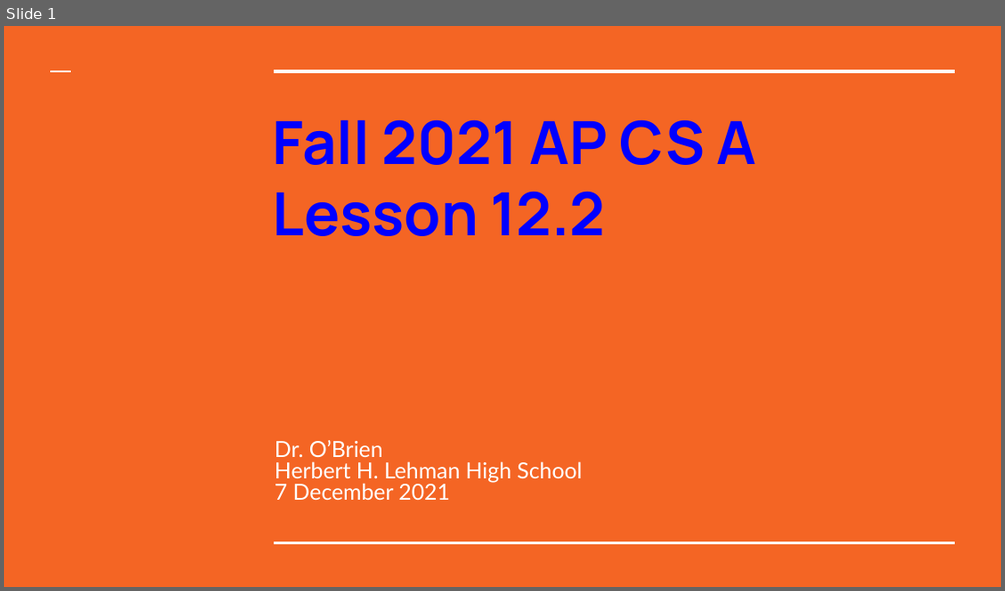
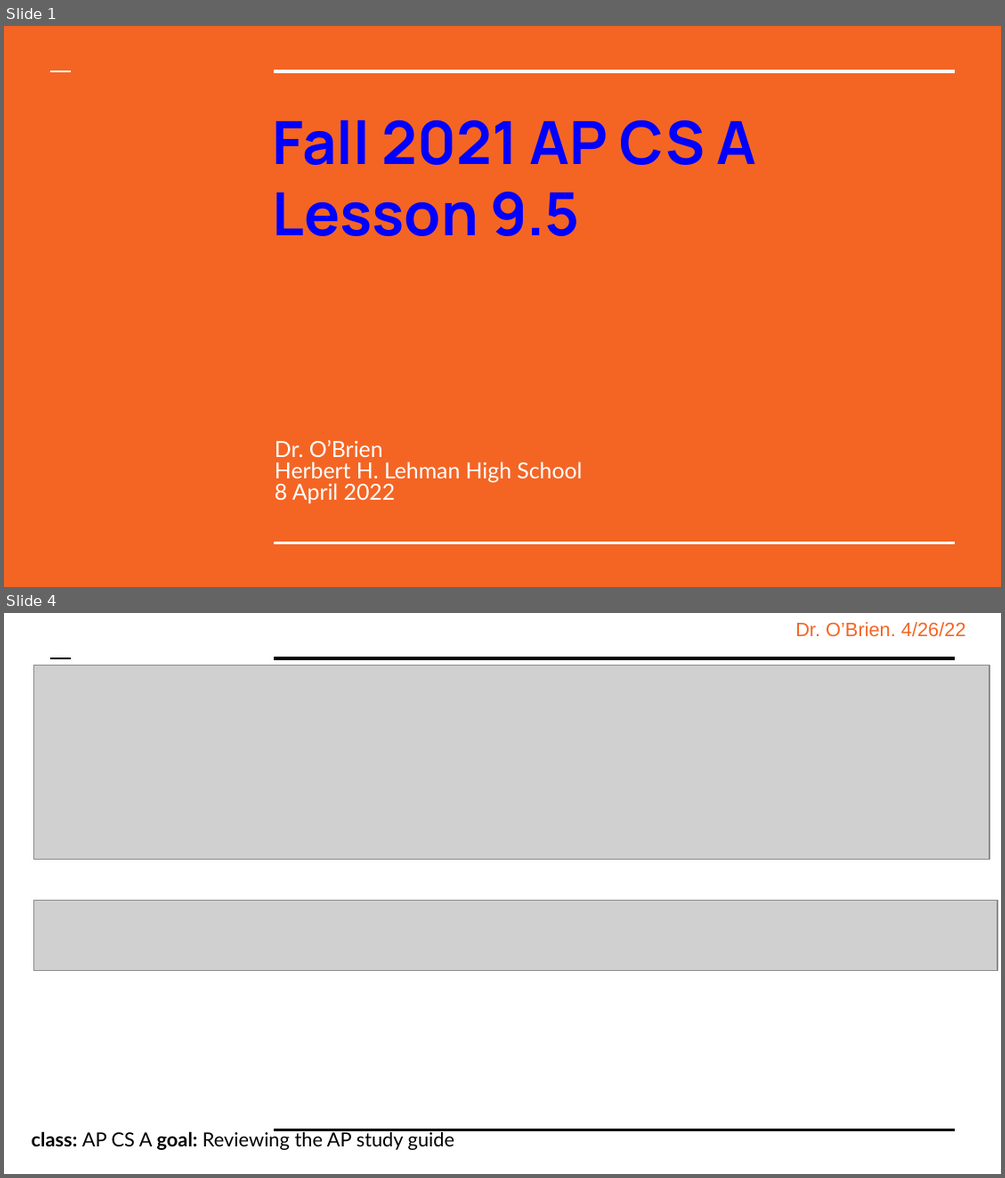
Before and after one commit to cobrien87/work, a slide deck: old/apcsa_12_2.pptx. Shown one above the other, each under a label of ours: slide 1 before the commit, slides 1 and 4 after it; the slides between them are not shown. The pictures are 1005x591 and 1005x1178 pixels, drawn with LibreOffice and Linux fonts; fonts in the diff are those of the drawing; grey boxes stand for pictures; background and template pictures are left out. Boxes give left, top, right and bottom in pixels: in the first picture for what was removed or moved away, otherwise in the second. Text is boxed around its words. In the diff, an @@ line names an element or a change of style, - is before the commit and + after.

Commit message:
lps and slides 4/28

```diff
--- a/old/apcsa_12_2.pptx
+++ b/old/apcsa_12_2.pptx
@@ slide 4 added at (4, 613, 1001, 1174), background #FFFFFF @@
@@ text added at (795, 622, 966, 637), 14 pt, text #F46524 @@
+Dr. O’Brien. 4/26/22
@@ picture added at (34, 665, 989, 860) @@
@@ line added from (51, 657) to (71, 657), #000000 1.5 pt @@
@@ line added from (275, 657) to (955, 657), #000000 3 pt @@
@@ picture added at (34, 900, 997, 970) @@
@@ text added at (32, 1129, 454, 1150), 14 pt, text #000000 @@
+class: AP CS A goal: Reviewing the AP study guide
@@ line added from (275, 1129) to (955, 1129), #000000 1.5 pt @@
@@ slide 1 changed as well @@
@@ title at (273, 192, 580, 236): text changed @@
-Lesson 12.2
+Lesson 9.5
@@ subtitle at (275, 483, 396, 504): text changed @@
-7 December 2021
+8 April 2022
```
Also in this commit, not shown: 6 other slides added, 8 slides removed, 9 other files.
